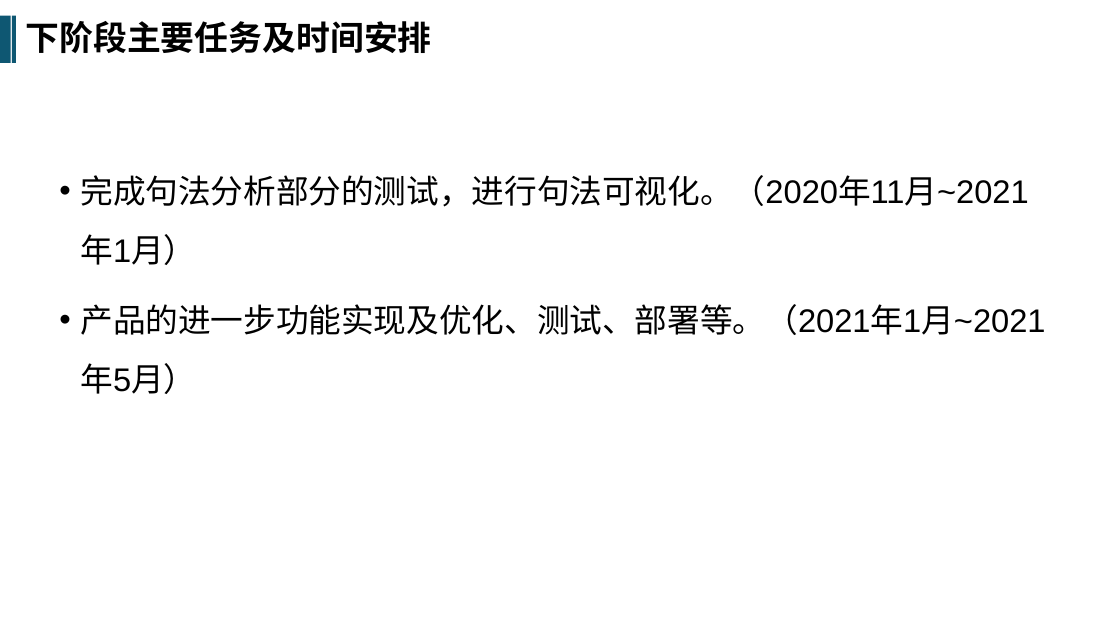
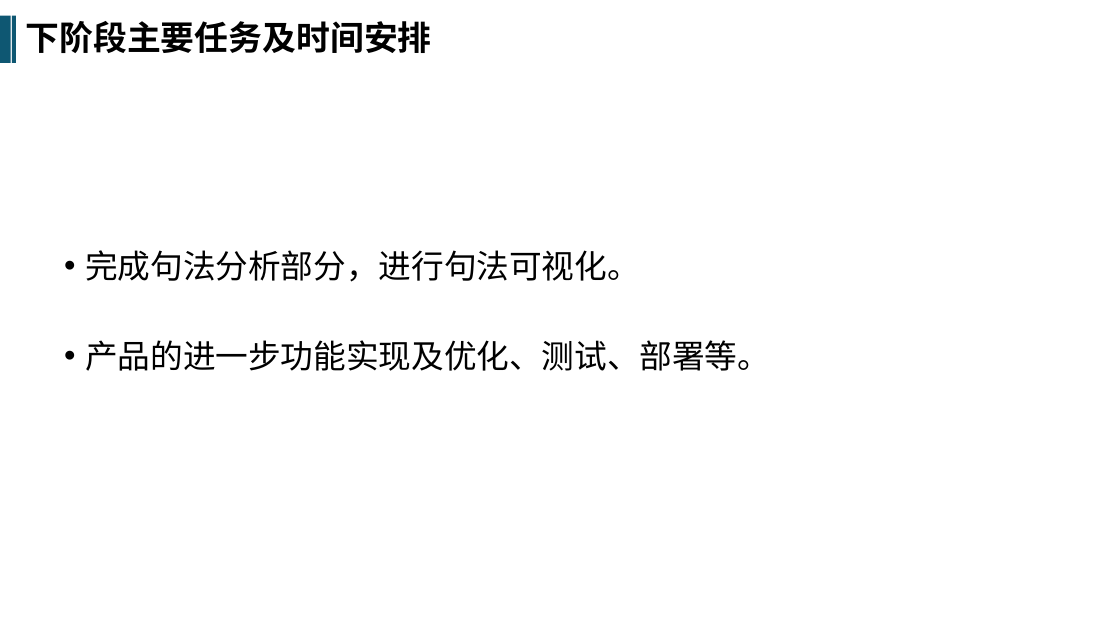
Before and after one commit to SRTPnsxjhw/SRTP, a slide deck: slide 5 of Notes_JHW/中期.pptx. Drawn at 1120x630 pixels with LibreOffice and Linux fonts; fonts in the diff are those of the drawing. Boxes give left, top, right and bottom in pixels: in the first picture for what was removed or moved away, otherwise in the second. Text is boxed around its words. In the diff, an @@ line names an element or a change of style, - is before the commit and + after.

```diff
--- a/Notes_JHW/中期.pptx
+++ b/Notes_JHW/中期.pptx
@@ text at [85,250,770,371]: text changed @@
-• 完成句法分析部分的测试，进行句法可视化。（2020年11月~2021年1月）
-• 产品的进一步功能实现及优化、测试、部署等。（2021年1月~2021年5月）
+• 完成句法分析部分，进行句法可视化。
+• 产品的进一步功能实现及优化、测试、部署等。
```
Also in this commit, not shown: 2 other slides changed, 1 slide removed, 4 other files.
